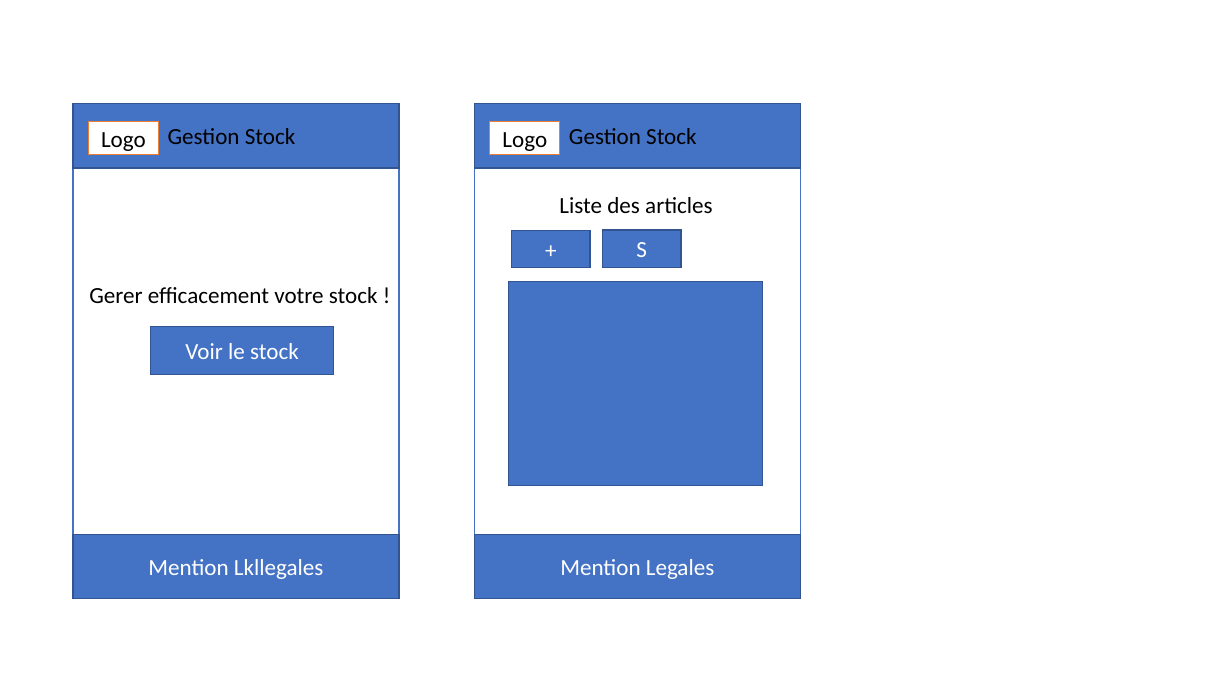
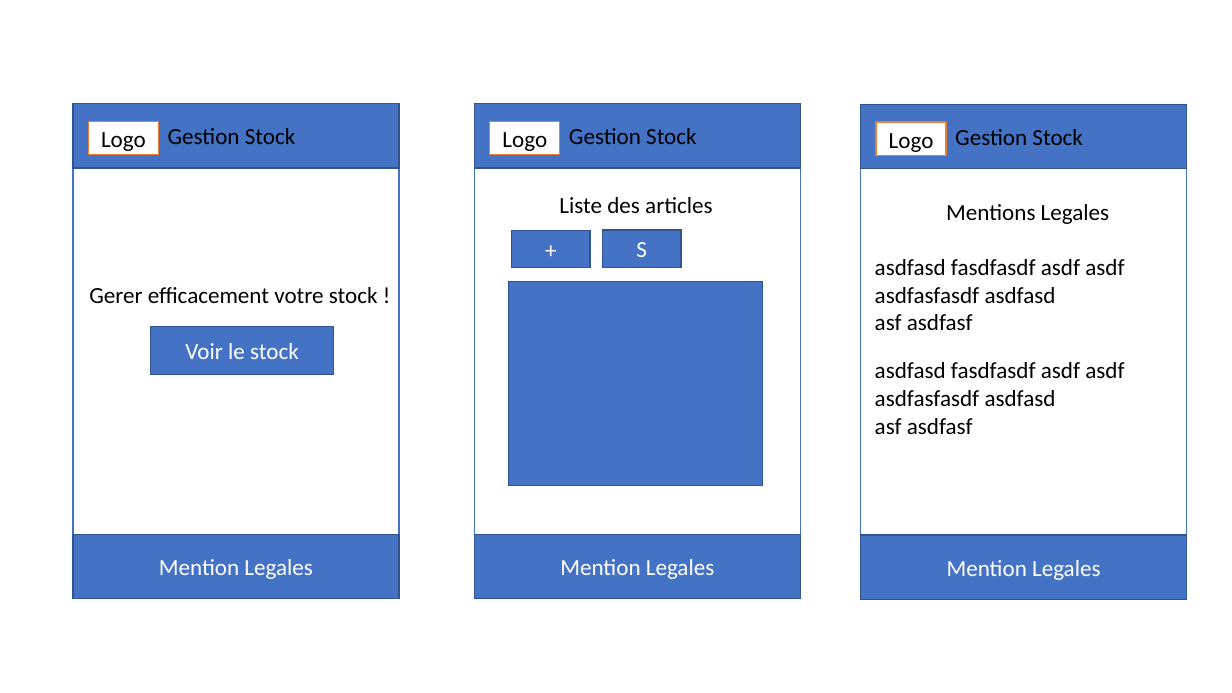
Before and after one commit to jlg-formation/fuj-juillet-2020, a slide deck: slide 8 of notes.pptx. Drawn at 1232x693 pixels with LibreOffice and Linux fonts; fonts in the diff are those of the drawing. Boxes give left, top, right and bottom in pixels: in the first picture for what was removed or moved away, otherwise in the second. Text is boxed around its words. In the diff, an @@ line names an element or a change of style, - is before the commit and + after.

Commit message:
doc: update pptx

```diff
--- a/notes.pptx
+++ b/notes.pptx
@@ rectangle added at box(860, 104, 1187, 600), fill #FFFFFF, outline #4472C4 1 pt @@
@@ rectangle added at box(860, 104, 1187, 169), fill #4472C4, outline #325491 1 pt @@
@@ rectangle added at box(876, 122, 946, 155), fill #FFFFFF, outline #ED7D31 1 pt, 18 pt, text #000000 @@
+Logo
@@ text added at box(955, 129, 1083, 145), 18 pt, text #000000 @@
+Gestion Stock
@@ text added at box(946, 204, 1109, 224), 18 pt, text #000000 @@
+Mentions Legales
@@ text added at box(875, 259, 1124, 330), 18 pt, text #000000 @@
+asdfasd fasdfasdf asdf asdf
+asdfasfasdf asdfasd
+asf asdfasf
@@ text added at box(875, 362, 1124, 434), 18 pt, text #000000 @@
+asdfasd fasdfasdf asdf asdf
+asdfasfasdf asdfasd
+asf asdfasf
@@ rectangle added at box(860, 535, 1187, 600), fill #4472C4, outline #325491 1 pt, 18 pt, text #FFFFFF @@
+Mention Legales
@@ text in rectangle at box(159, 559, 312, 579): text changed @@
-Mention Lkllegales
+Mention Legales
```
Also in this commit, not shown: 1 other slide changed, 3 slides added.
